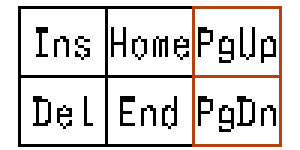
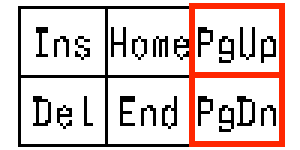
Layer changes from the first w=300, h=150 image to the second:
painted on "赤枠" over [189, 3, 285, 147]
